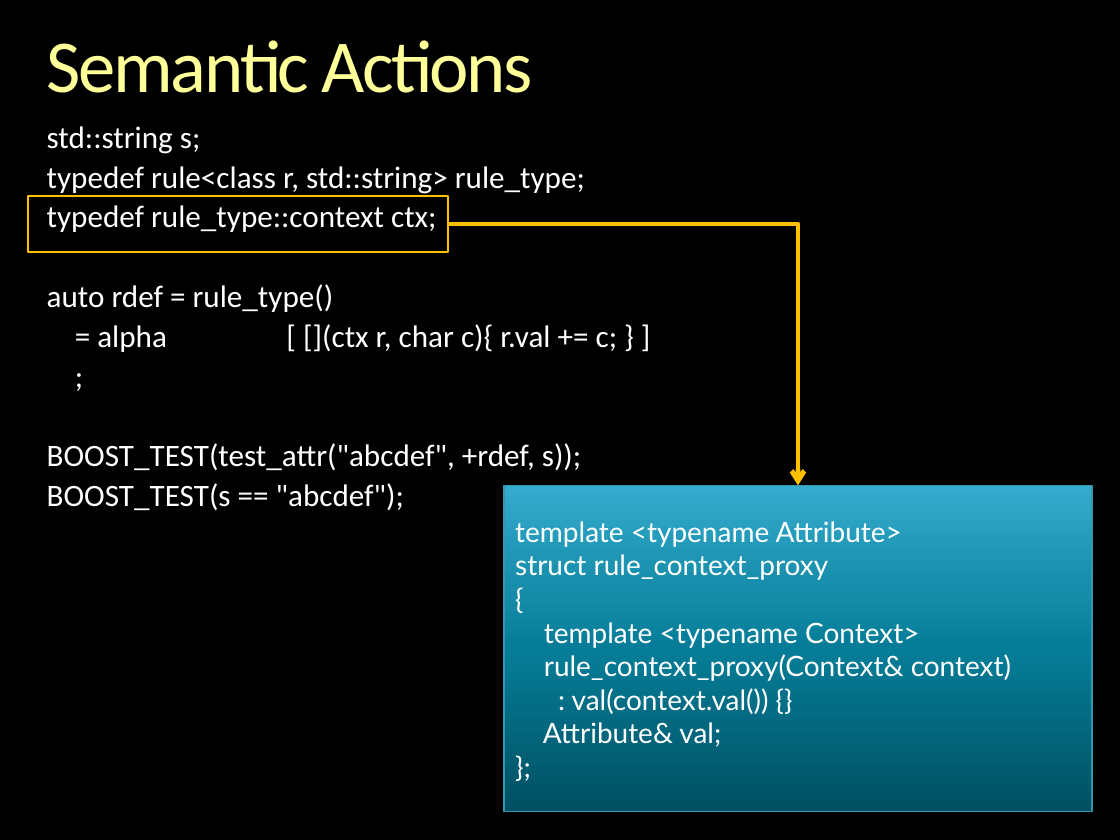
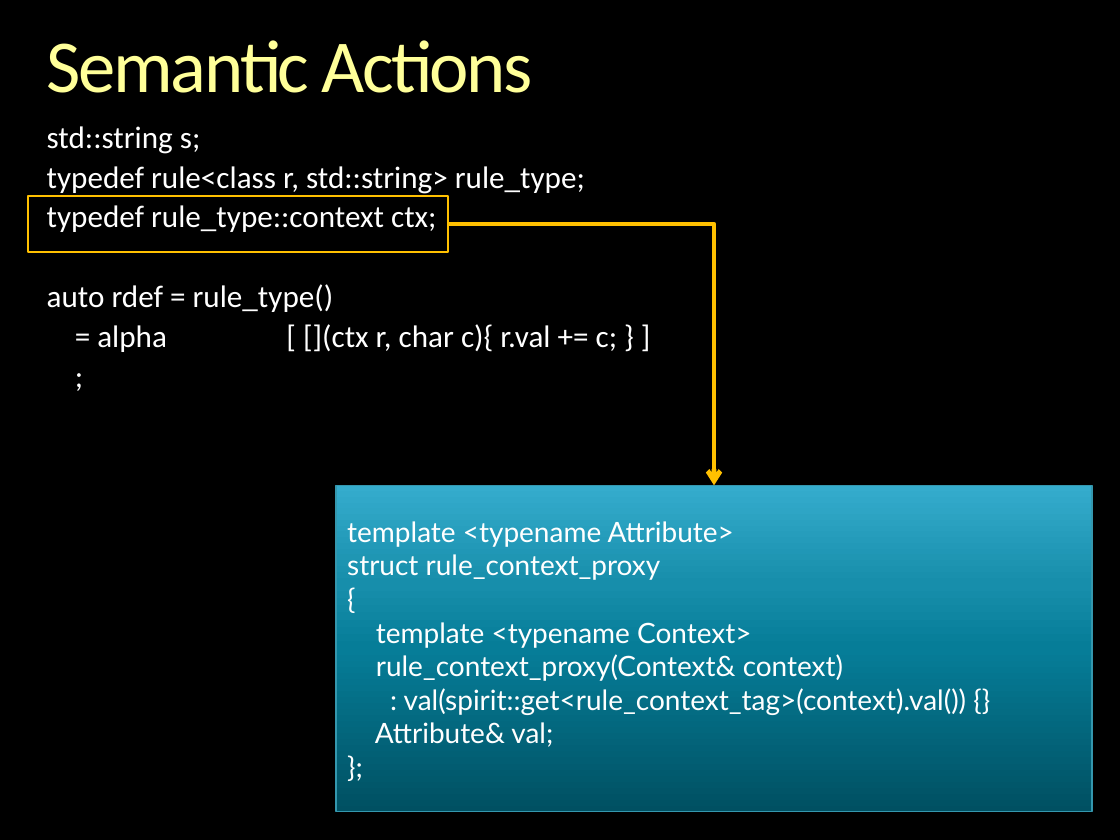
Before and after one commit to boostorg/spirit, a slide deck: slide 115 of libs/spirit/doc/cppnow_2013/Inside Spirit X3.pptx (slide 113 before the commit). Drawn at 1120x840 pixels with LibreOffice and Linux fonts; fonts in the diff are those of the drawing; background and template pictures are left out. Boxes give left, top, right and bottom in pixels: in the first picture for what was removed or moved away, otherwise in the second. Text is boxed around its words. In the diff, an @@ line names an element or a change of style, - is before the commit and + after.

```diff
--- a/libs/spirit/doc/cppnow_2013/Inside Spirit X3.pptx
+++ b/libs/spirit/doc/cppnow_2013/Inside Spirit X3.pptx
@@ elbow arrow moved from (448, 224) - (797, 485) to (448, 224) - (715, 485) @@
@@ text at bbox=[47, 443, 581, 511]: paragraphs removed @@
-BOOST_TEST(test_attr("abcdef", +rdef, s));
-BOOST_TEST(s == "abcdef");
@@ rectangle "template <typename Attribute>": place and size @@
-rectangle "template <typename Attribute>" at bbox=[504, 485, 1092, 812]
+rectangle "template <typename Attribute>" at bbox=[336, 485, 1092, 812]
@@ text in rectangle at bbox=[404, 688, 967, 715]: text changed @@
-: val(context.val()) {}
+: val(spirit::get<rule_context_tag>(context).val()) {}
```
Also in this commit, not shown: 7 other slides changed, 2 slides added, 5 other files.
